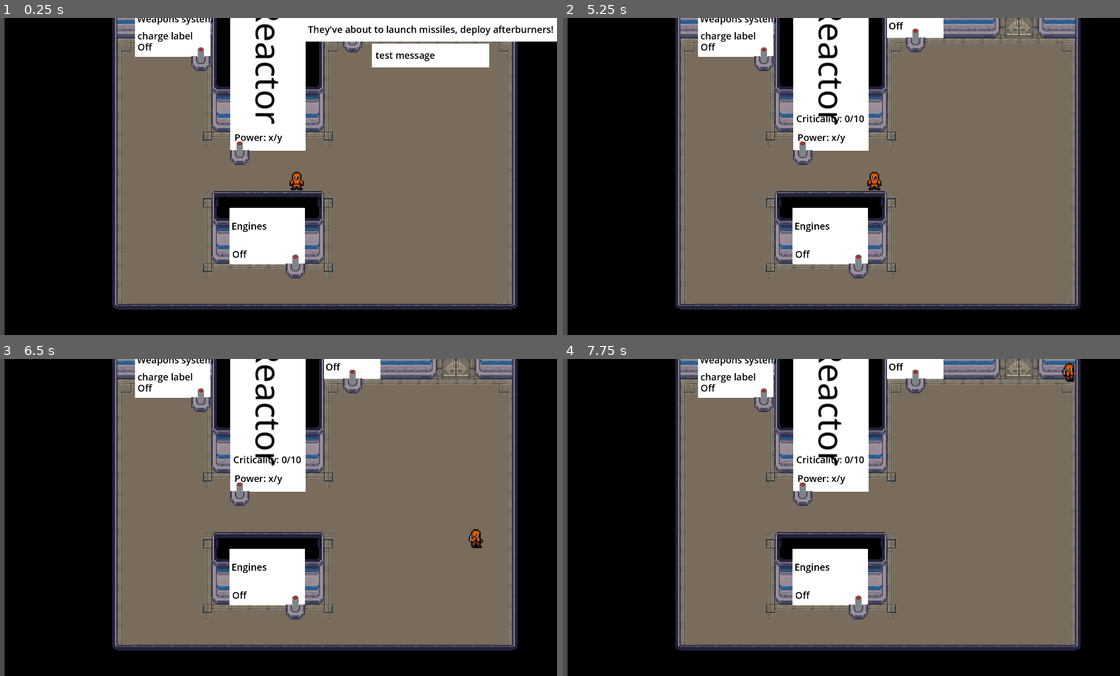
Above: before the commit, frames 1-4 (two rows, left to right).
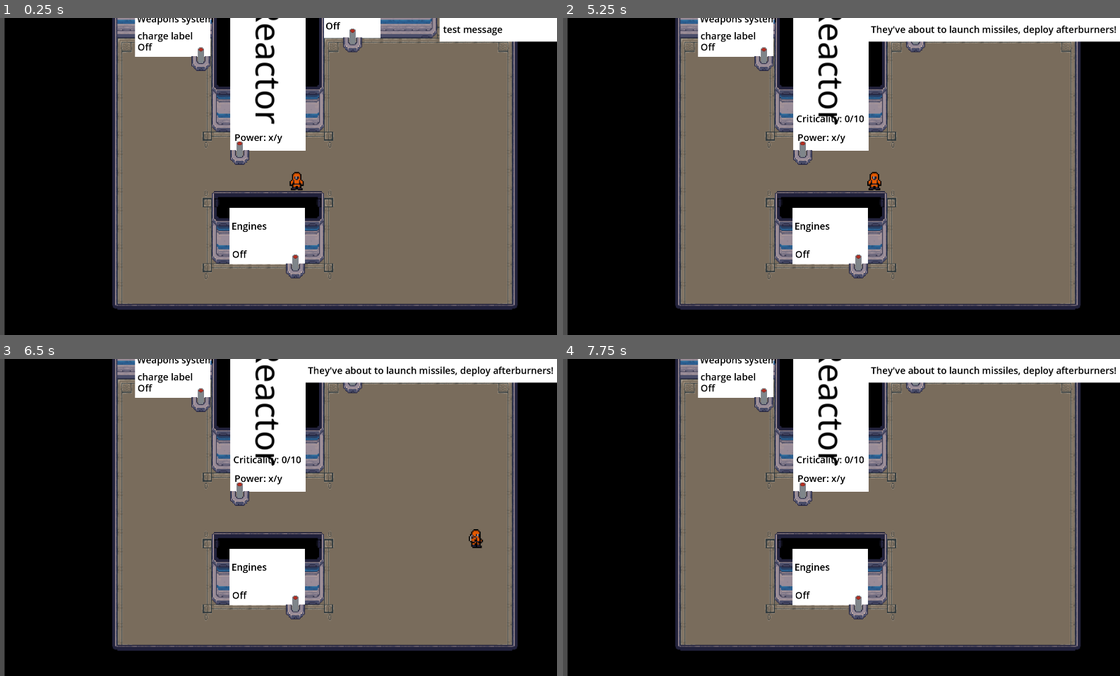
Above: after the commit, the same moments.

Repository: RichTeaMan/not-on-my-watch
Game: Godot game, scene res://scenes/engineering-room.tscn
Same seed, same stepped clock (60 frames per second), same inputs: the game is played once before the commit and once after it.
Inputs:
- Up to frame 1 (0.25 s): no input
- Up to frame 2 (5.25 s): tap Enter at 0.5, 5 s; hold D (right) 0.53-1.28 s; tap E (action) every 0.75 s from 0.6 to 5.1 s; hold S (down) 1.28-2.03 s; hold D (right) 2.03-2.78 s; tap Space at 2.75 s; hold W (up) 2.78-3.53 s; hold A (left) 3.53-5.03 s; hold S (down) from 5.03 s (still down)
- Up to frame 3 (6.5 s): tap Space at 5.75 s; release S (down) at 5.78 s; hold D (right) from 5.78 s (still down); tap E (action) at 5.85 s
- Up to frame 4 (7.75 s): release D (right) at 6.53 s; hold W (up) 6.53-7.28 s; tap E (action) at 6.6, 7.35 s; hold D (right) from 7.28 s (still down)

The runs differ from the first frame. In frame 1, 3.2% of the frame differs, in the area x 54-100%, y 0-16%; in frame 2, 2.9%; in frame 3, 2.9%; in frame 4, 2.9%.

Commit message:
AI is now starts in an idle state.

Diff:
--- a/ai/EnemyShip.gd
+++ b/ai/EnemyShip.gd
@@ -13,6 +13,8 @@
 var state: EnemyShipState = EnemyShipState.IDLE
 
 func _init() -> void:
+    state = EnemyShipState.IDLE
+    timeToStateChange = 5.0
     Global.on_attack_enemy.connect(_on_attack_enemy)
 
 func process(delta: float):
